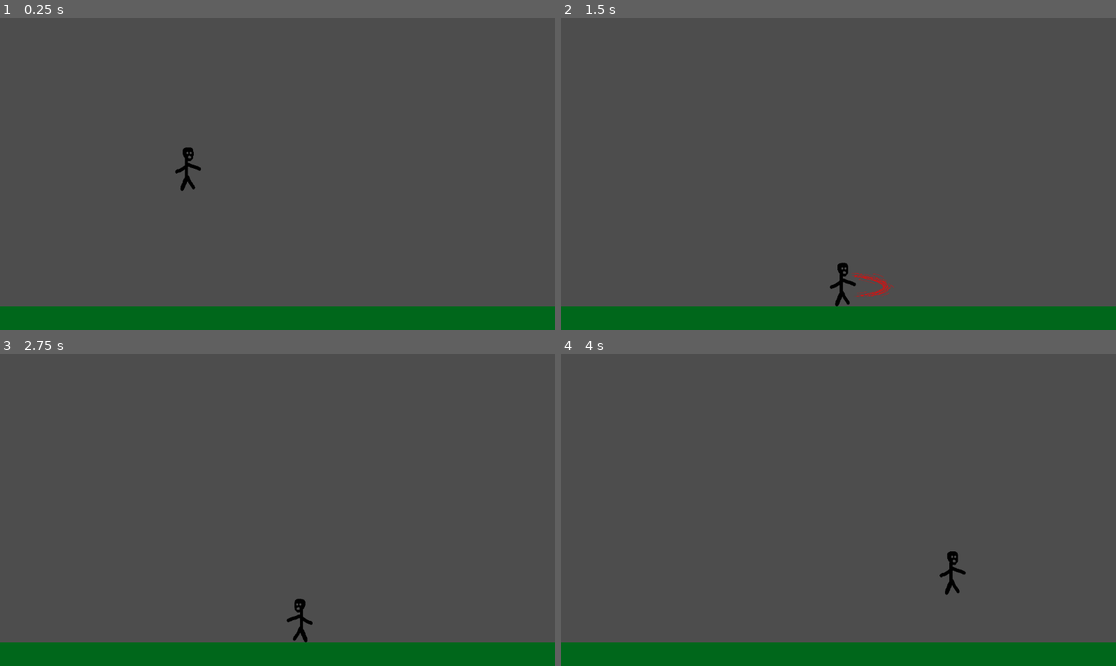
Above: before the commit, frames 1-4 (two rows, left to right).
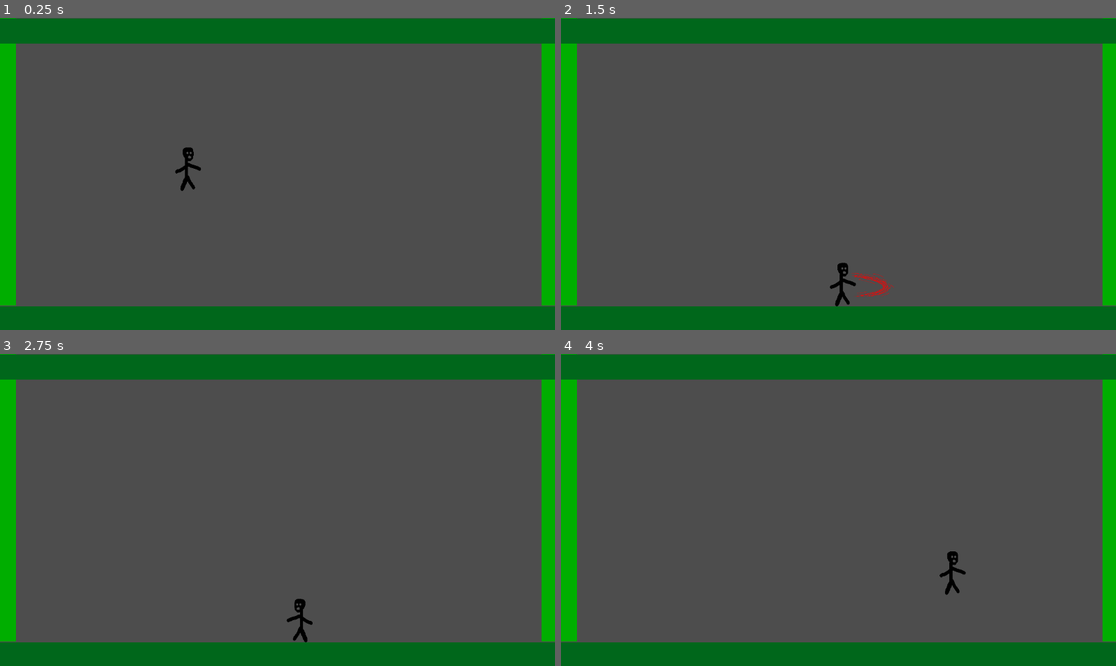
Above: after the commit, the same moments.

Repository: CraftonComputerScienceClub/SamuraiFighter
Game: Godot game, scene res://scenes/cora_character.tscn
Two runs of this game, one before a commit and one after it. Both use one fixed random seed, a clock stepped at 60 frames per second and the inputs below.
Inputs:
- Up to frame 1 (0.25 s): no input
- Up to frame 2 (1.5 s): tap Enter (ui_accept) at 0.5 s; hold Z (attack) 0.53-1.28 s; hold D (right) from 0.53 s (still down); tap Space (jump) at 0.77 s; tap Z (attack) at 1.35 s
- Up to frame 3 (2.75 s): tap Space (jump) at 1.52 s; release D (right) at 2.03 s; hold A (left) from 2.03 s (still down); hold Z (attack) from 2.03 s (still down)
- Up to frame 4 (4 s): release A (left) at 2.78 s; release Z (attack) at 2.78 s; hold D (right) from 2.78 s (still down); tap Z (attack) at 2.85 s; tap Space (jump) at 3.02, 3.77 s; hold Z (attack) from 3.53 s (still down)

The runs differ from the first frame. In frame 1, 13% of the frame differs, in the area x 0-100%, y 0-93%; in frame 2, 13%; in frame 3, 13%; in frame 4, 13%.

Commit message:
Organized scenes

Diff:
--- a/scenes/cora_character.tscn
+++ b/scenes/cora_character.tscn
@@ -13,10 +13,13 @@
 size = Vector2(147, 114)
 
 [sub_resource type="RectangleShape2D" id="RectangleShape2D_f4trk"]
-size = Vector2(112, 77)
+size = Vector2(112, 132)
 
 [sub_resource type="RectangleShape2D" id="RectangleShape2D_ereee"]
 size = Vector2(218, 301)
+
+[sub_resource type="RectangleShape2D" id="RectangleShape2D_32asy"]
+size = Vector2(74, 1348)
 
 [sub_resource type="RectangleShape2D" id="RectangleShape2D_cxp00"]
 size = Vector2(2593, 118)
@@ -56,27 +59,27 @@
 position = Vector2(15, 141)
 
 [node name="Sprite2D" type="Sprite2D" parent="Player/melee/down_light_attack"]
-position = Vector2(-0.252536, 9.98477)
+position = Vector2(-0.252605, 29.0336)
 rotation = 1.5708
-scale = Vector2(0.750238, 1.0898)
+scale = Vector2(1.04788, 1.0898)
 texture = ExtResource("3_j6xy7")
 
 [node name="CollisionShape2D" type="CollisionShape2D" parent="Player/melee/down_light_attack"]
-position = Vector2(0, 10.5)
+position = Vector2(0, 28.5)
 shape = SubResource("RectangleShape2D_f4trk")
 
 [node name="up_light_attack" type="Area2D" parent="Player/melee"]
 visible = false
-position = Vector2(15, -162)
+position = Vector2(15, -168)
 
 [node name="Sprite2D" type="Sprite2D" parent="Player/melee/up_light_attack"]
-position = Vector2(-0.252536, 9.98477)
+position = Vector2(-0.252604, -8.83582)
 rotation = -1.5708
-scale = Vector2(0.750238, 1.0898)
+scale = Vector2(1.04431, 1.0898)
 texture = ExtResource("3_j6xy7")
 
 [node name="CollisionShape2D" type="CollisionShape2D" parent="Player/melee/up_light_attack"]
-position = Vector2(0, 10.5)
+position = Vector2(0, 1)
 shape = SubResource("RectangleShape2D_f4trk")
 
 [node name="great_attack" type="Area2D" parent="Player/melee"]
@@ -101,6 +104,34 @@
 scale = Vector2(1.5625, 2.07812)
 texture = ExtResource("5_2i7gj")
 
+[node name="Wall" type="StaticBody2D" parent="."]
+position = Vector2(-653, 217)
+
+[node name="CollisionShape2D" type="CollisionShape2D" parent="Wall"]
+position = Vector2(-27, 26)
+shape = SubResource("RectangleShape2D_32asy")
+
+[node name="ColorRect" type="ColorRect" parent="Wall"]
+offset_left = -64.0
+offset_top = -646.0
+offset_right = 10.0
+offset_bottom = 698.0
+color = Color(9.07265e-06, 0.681845, 5.77569e-07, 1)
+
+[node name="Wall2" type="StaticBody2D" parent="."]
+position = Vector2(1872, 217)
+
+[node name="CollisionShape2D" type="CollisionShape2D" parent="Wall2"]
+position = Vector2(-27, 26)
+shape = SubResource("RectangleShape2D_32asy")
+
+[node name="ColorRect" type="ColorRect" parent="Wall2"]
+offset_left = -64.0
+offset_top = -646.0
+offset_right = 10.0
+offset_bottom = 698.0
+color = Color(9.07265e-06, 0.681845, 5.77569e-07, 1)
+
 [node name="Floor" type="StaticBody2D" parent="."]
 position = Vector2(-82, 915)
 
@@ -115,6 +146,20 @@
 position = Vector2(659.5, 63)
 shape = SubResource("RectangleShape2D_cxp00")
 
+[node name="Ceiling" type="StaticBody2D" parent="."]
+position = Vector2(-82, -429)
+
+[node name="ColorRect" type="ColorRect" parent="Ceiling"]
+offset_left = -635.0
+offset_top = 6.0
+offset_right = 1954.0
+offset_bottom = 121.0
+color = Color(6.257e-07, 0.402399, 0.105808, 1)
+
+[node name="CollisionShape2D" type="CollisionShape2D" parent="Ceiling"]
+position = Vector2(659.5, 63)
+shape = SubResource("RectangleShape2D_cxp00")
+
 [node name="Camera2D" type="Camera2D" parent="."]
 position = Vector2(577, 302)
 zoom = Vector2(0.445, 0.445)
Not shown: 2 places in scenes/charactertest.tscn that only renumber resources
Not shown: 1 places in scenes/cora_character.tscn that only renumber resources
Renamed: main_menu.tscn -> scenes/main_menu.tscn
Renamed: map_selection_gui.tscn -> scenes/map_selection_gui.tscn
